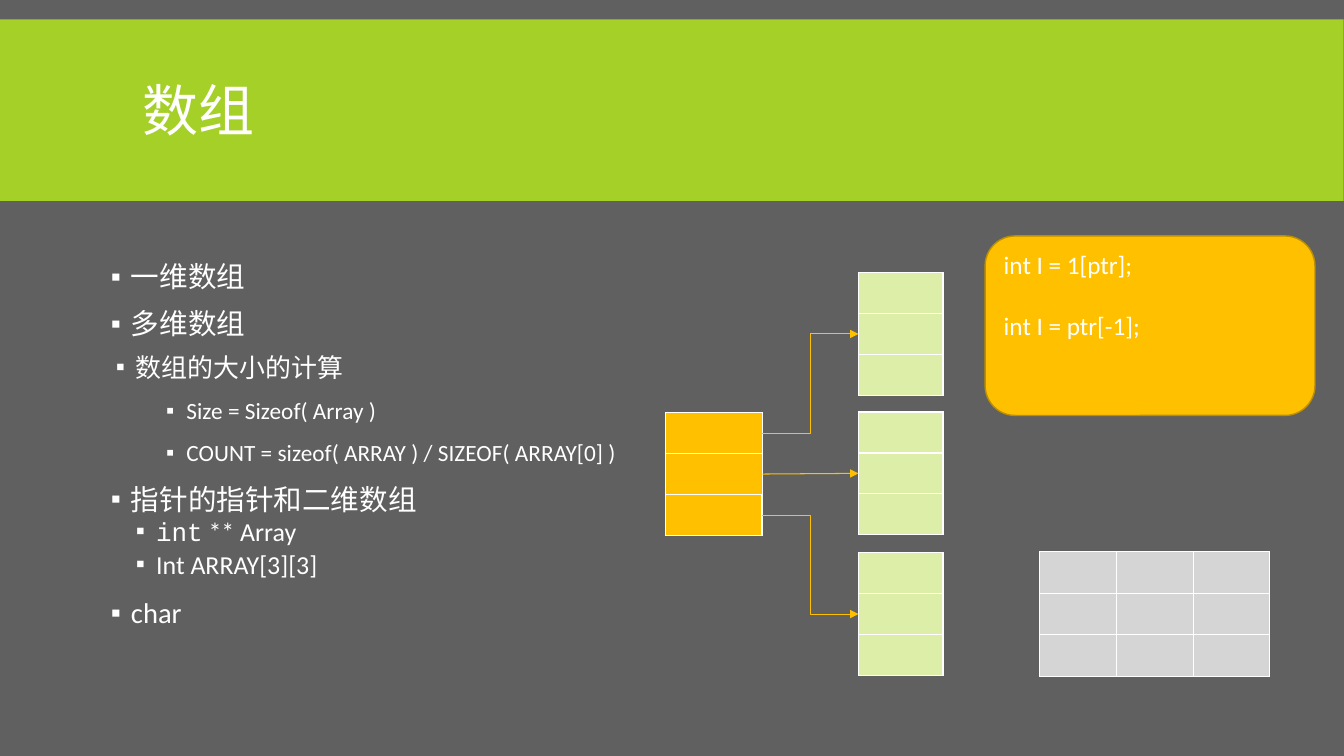
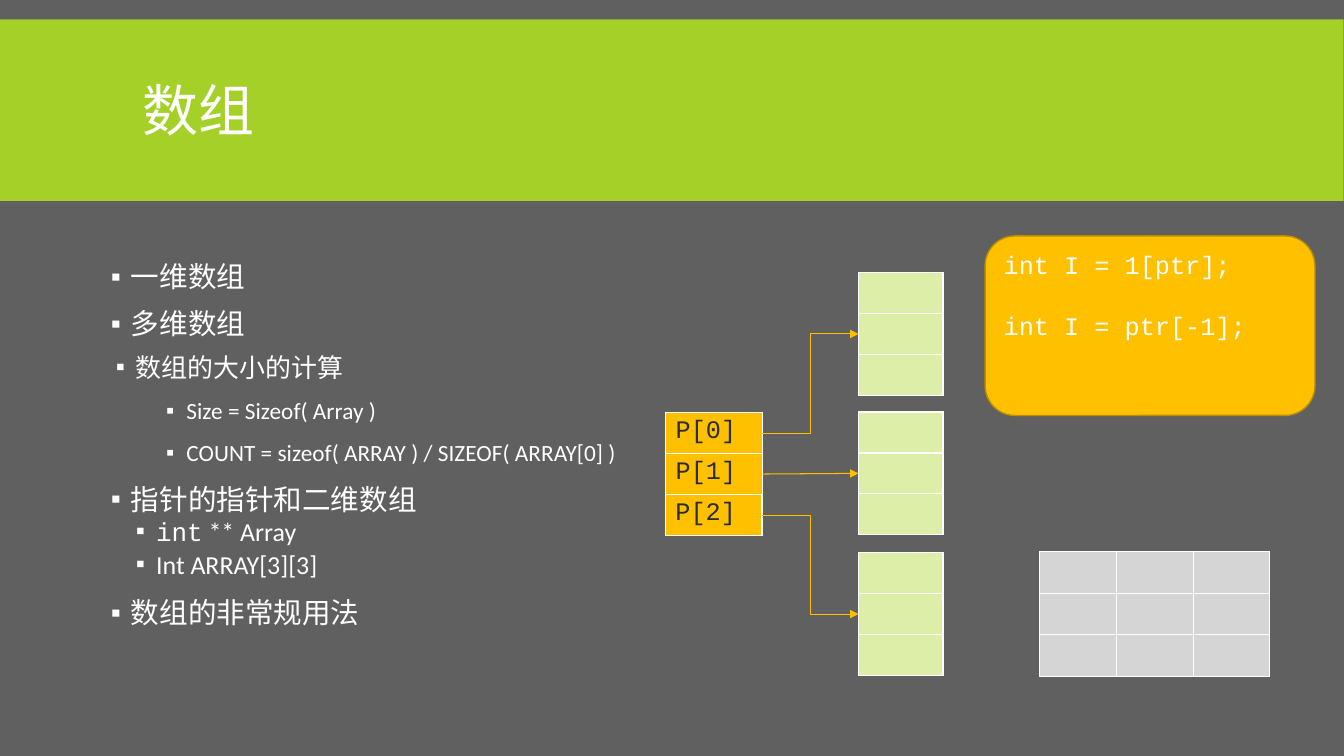
Before and after one commit to albertclass/Lessons, a slide deck: slide 25 of advance c++/courseware.pptx (slide 23 before the commit). Drawn at 1344x756 pixels with LibreOffice and Linux fonts; fonts in the diff are those of the drawing. Boxes give left, top, right and bottom in pixels: in the first picture for what was removed or moved away, otherwise in the second. Text is boxed around its words. In the diff, an @@ line names an element or a change of style, - is before the commit and + after.

```diff
--- a/advance c++/courseware.pptx
+++ b/advance c++/courseware.pptx
@@ rounded rectangle "int I = 1[ptr];" at box(985, 236, 1315, 415): font Calibri to Courier New @@
@@ table at box(665, 412, 762, 454) @@
-row 1, column 1: 
+row 1, column 1: P[0]
@@ table at box(665, 454, 762, 495) @@
-row 1, column 1: 
+row 1, column 1: P[1]
@@ table at box(665, 495, 762, 536) @@
-row 1, column 1: 
+row 1, column 1: P[2]
@@ text at box(131, 599, 359, 626): text changed @@
-▪ char
+▪ 数组的非常规用法
```
Also in this commit, not shown: 5 other slides changed, 2 slides added, 13 other files.
